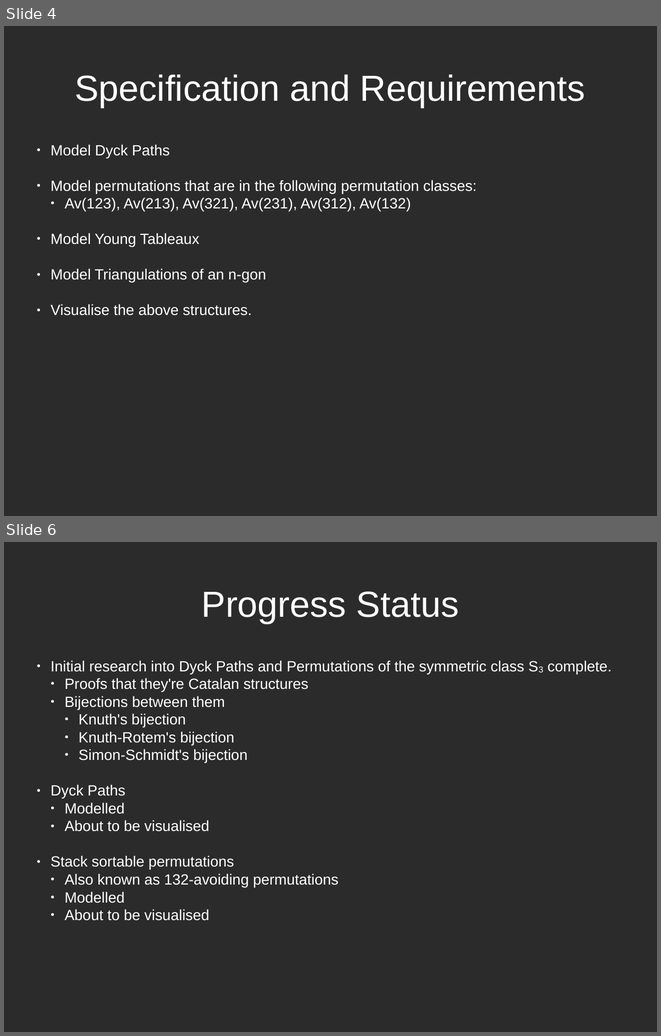
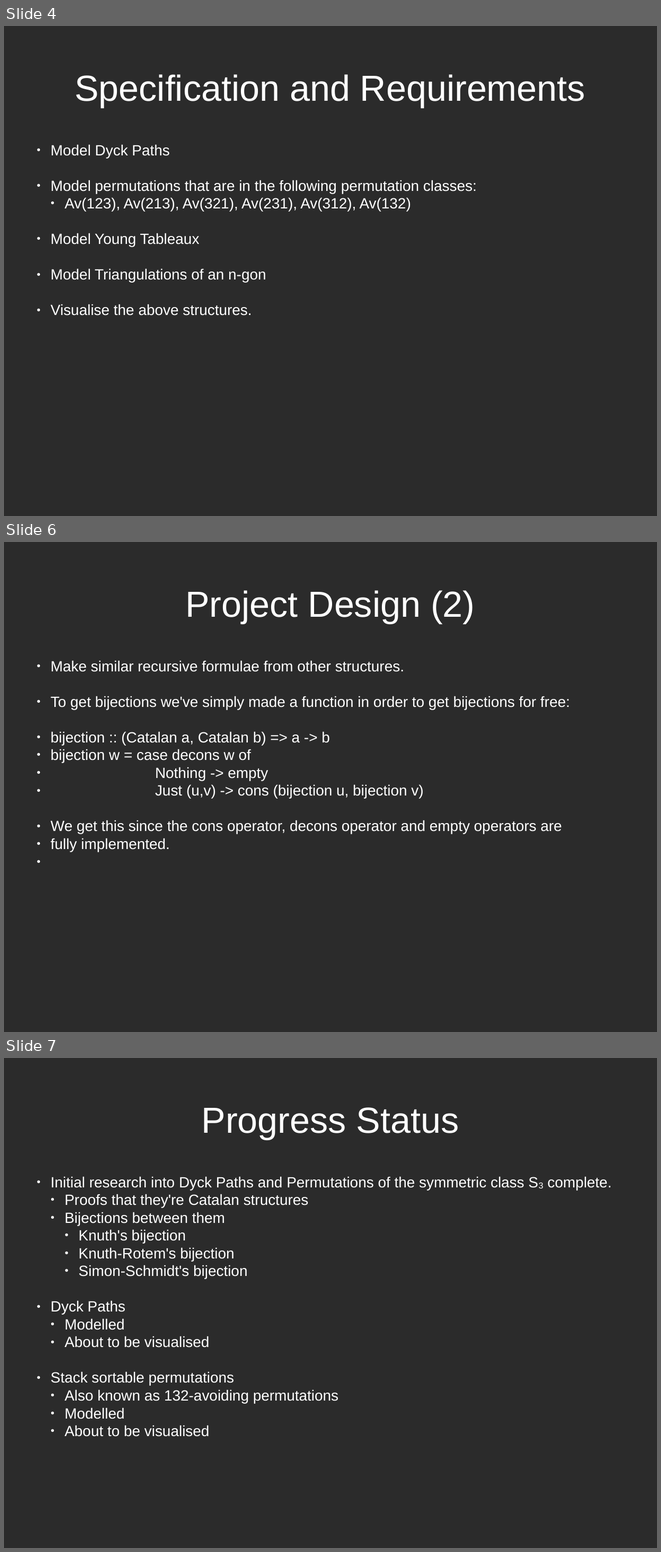
Before and after one commit to patons02/catalan-structures, a slide deck: posterPresentation/posterPresentation.odp. Shown one above the other, each under a label of ours: slides 4 and 6 before the commit, slides 4, 6 and 7 after it; the slides between them are not shown. The pictures are 661x1036 and 661x1552 pixels, drawn with LibreOffice and Linux fonts; fonts in the diff are those of the drawing; background and template pictures are left out; a plain dark background stands for a picture behind light text. Boxes give left, top, right and bottom in pixels: in the first picture for what was removed or moved away, otherwise in the second. Text is boxed around its words. In the diff, an @@ line names an element or a change of style, - is before the commit and + after.

```diff
--- a/posterPresentation/posterPresentation.odp
+++ b/posterPresentation/posterPresentation.odp
@@ slide 6 added at [4, 542, 657, 1032], background picture (left out) @@
@@ title added at [185, 590, 475, 623], 44 pt, text #FFFFFF @@
+Project Design (2)
@@ text added at [51, 660, 570, 852], 18 pt, text #FFFFFF @@
+● Make similar recursive formulae from other structures.
+● To get bijections we've simply made a function in order to get bijections for free:
+● bijection :: (Catalan a, Catalan b) => a -> b
+● bijection w = case decons w of
+● Nothing -> empty
+● Just (u,v) -> cons (bijection u, bijection v)
+● We get this since the cons operator, decons operator and empty operators are
+● fully implemented.
@@ what was slide 6 is now slide 7 @@
```
Also in this commit, not shown: 2 slides changed, 1 other file.
